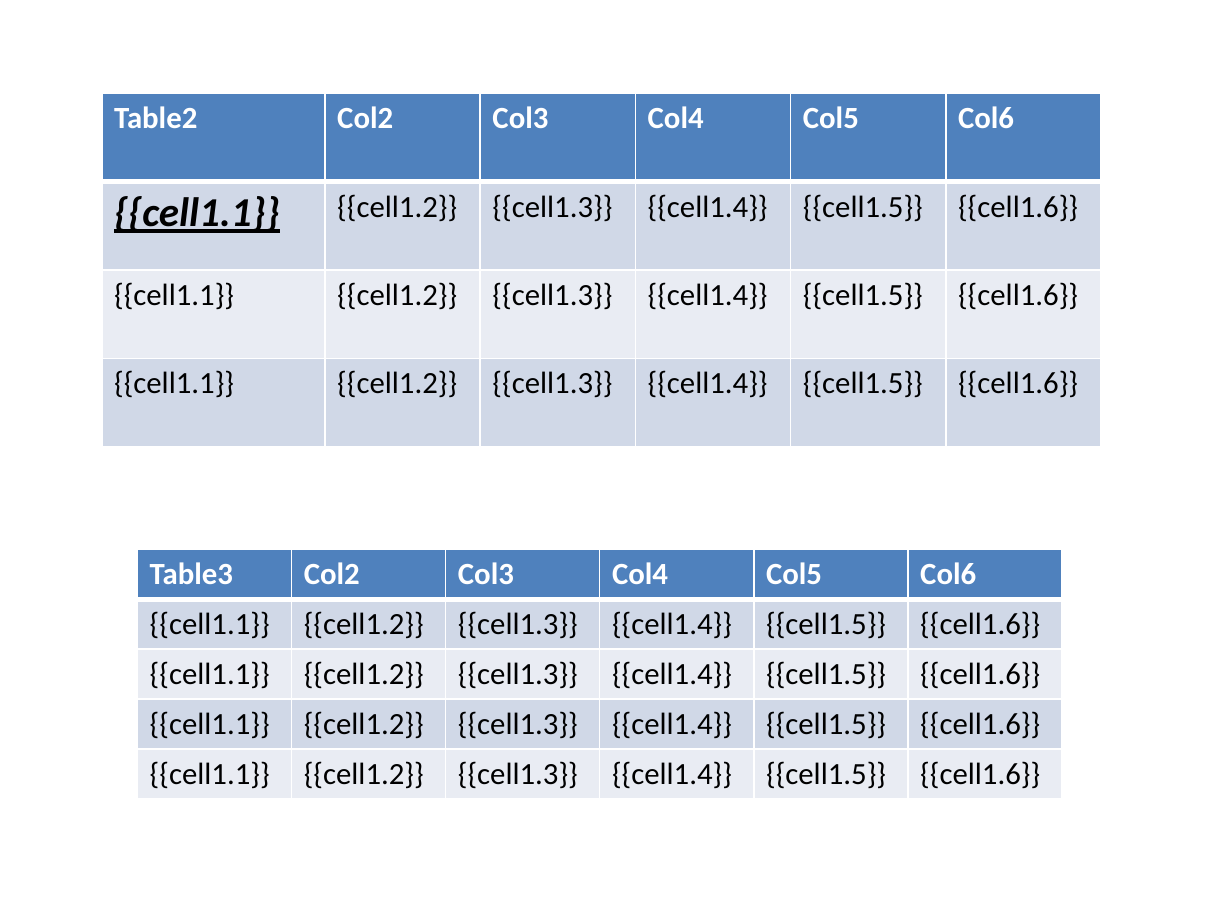
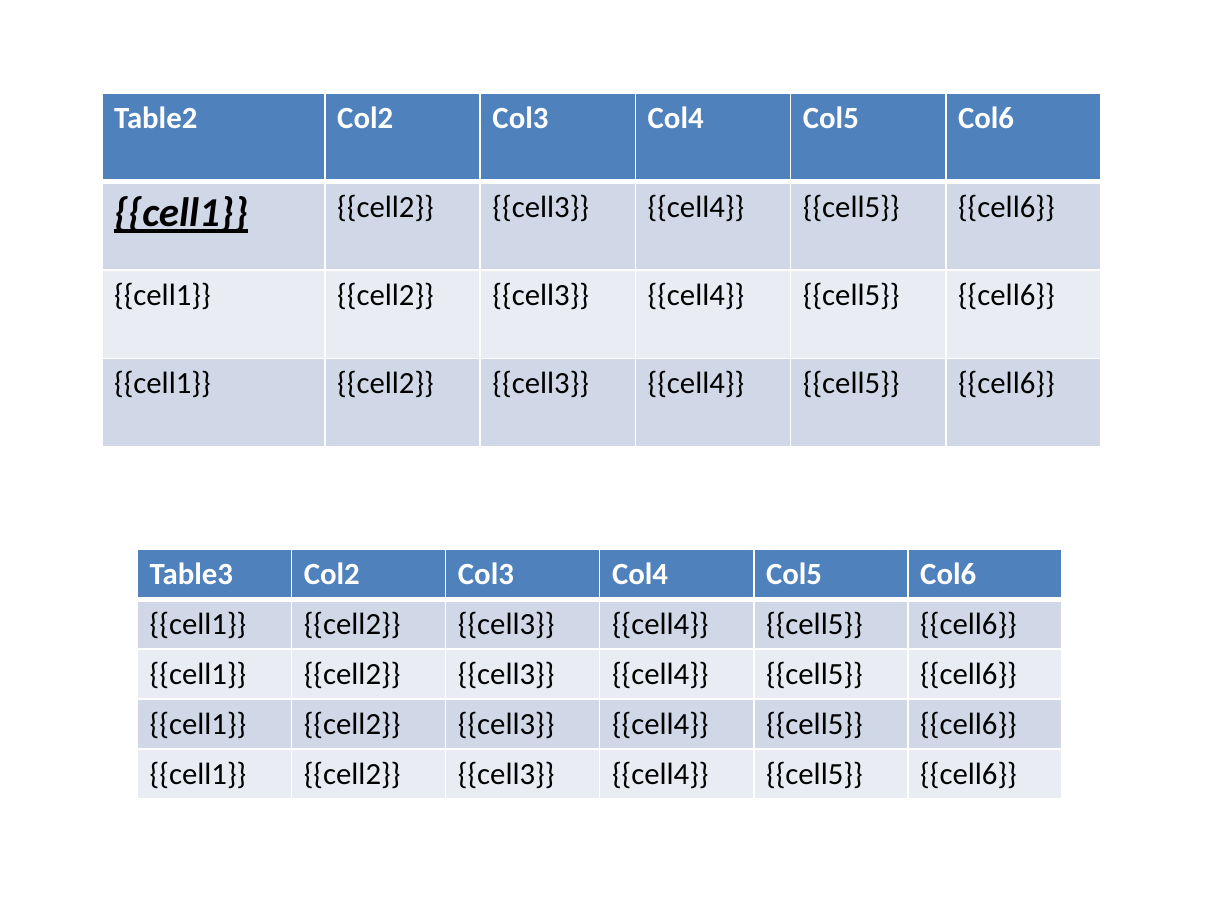
Before and after one commit to tkrotoff/PptxTemplater, a slide deck: slide 2 of PptxTemplater.Tests/files/ReplaceTablesInAllSlides.pptx. Drawn at 1232x924 pixels with LibreOffice and Linux fonts; fonts in the diff are those of the drawing. Boxes give left, top, right and bottom in pixels: in the first picture for what was removed or moved away, otherwise in the second. Text is boxed around its words. In the diff, an @@ line names an element or a change of style, - is before the commit and + after.

```diff
--- a/PptxTemplater.Tests/files/ReplaceTablesInAllSlides.pptx
+++ b/PptxTemplater.Tests/files/ReplaceTablesInAllSlides.pptx
@@ table at [102,94,1101,447] @@
-row 2: {{cell1.1}} | {{cell1.2}} | {{cell1.3}} | {{cell1.4}} | {{cell1.5}} | {{cell1.6}}
+row 2: {{cell1}} | {{cell2}} | {{cell3}} | {{cell4}} | {{cell5}} | {{cell6}}
-row 3: {{cell1.1}} | {{cell1.2}} | {{cell1.3}} | {{cell1.4}} | {{cell1.5}} | {{cell1.6}}
+row 3: {{cell1}} | {{cell2}} | {{cell3}} | {{cell4}} | {{cell5}} | {{cell6}}
-row 4: {{cell1.1}} | {{cell1.2}} | {{cell1.3}} | {{cell1.4}} | {{cell1.5}} | {{cell1.6}}
+row 4: {{cell1}} | {{cell2}} | {{cell3}} | {{cell4}} | {{cell5}} | {{cell6}}
@@ table at [138,549,1062,798] @@
-row 2: {{cell1.1}} | {{cell1.2}} | {{cell1.3}} | {{cell1.4}} | {{cell1.5}} | {{cell1.6}}
+row 2: {{cell1}} | {{cell2}} | {{cell3}} | {{cell4}} | {{cell5}} | {{cell6}}
-row 3: {{cell1.1}} | {{cell1.2}} | {{cell1.3}} | {{cell1.4}} | {{cell1.5}} | {{cell1.6}}
+row 3: {{cell1}} | {{cell2}} | {{cell3}} | {{cell4}} | {{cell5}} | {{cell6}}
-row 4: {{cell1.1}} | {{cell1.2}} | {{cell1.3}} | {{cell1.4}} | {{cell1.5}} | {{cell1.6}}
+row 4: {{cell1}} | {{cell2}} | {{cell3}} | {{cell4}} | {{cell5}} | {{cell6}}
-row 5: {{cell1.1}} | {{cell1.2}} | {{cell1.3}} | {{cell1.4}} | {{cell1.5}} | {{cell1.6}}
+row 5: {{cell1}} | {{cell2}} | {{cell3}} | {{cell4}} | {{cell5}} | {{cell6}}
```
Also in this commit, not shown: 1 other slide changed, 1 other file.
